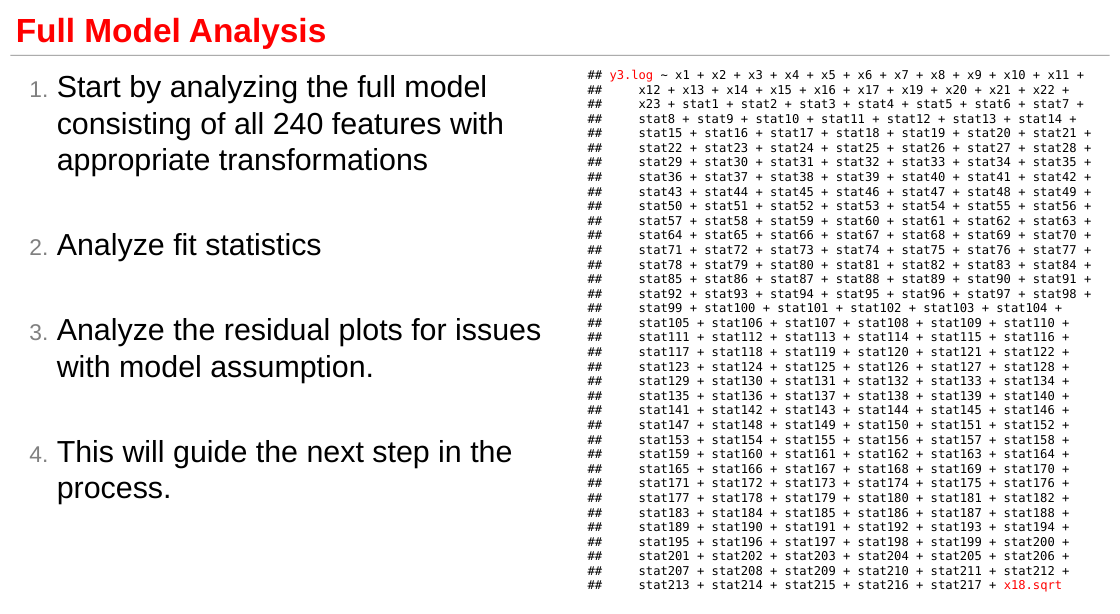
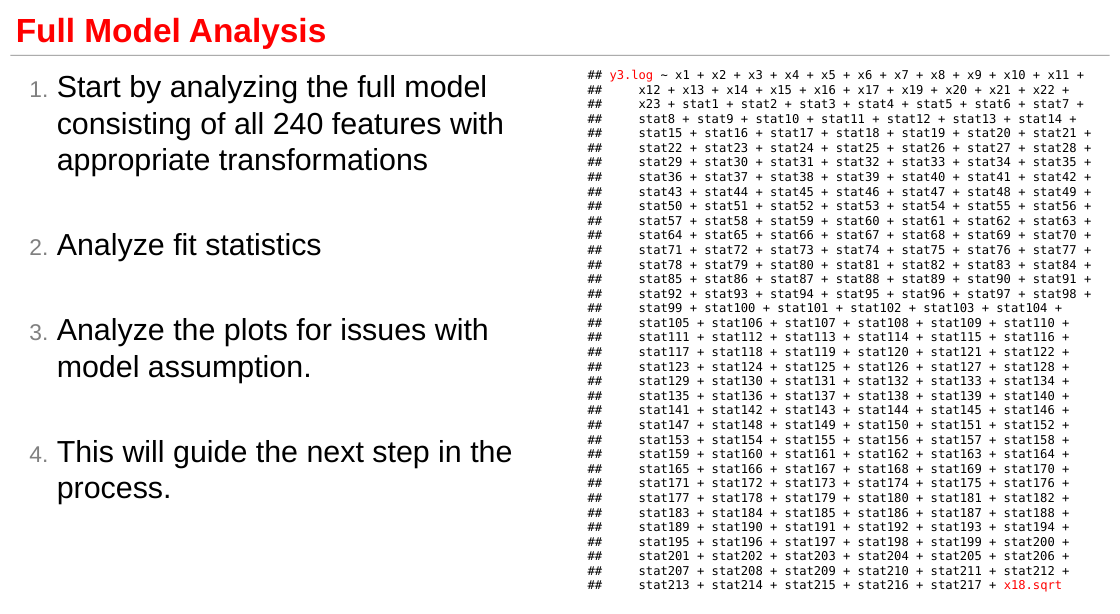
Before and after one commit to ngupta23/DS6372-PredictingPerformanceIntegratedCircuits1, a slide deck: slide 11 of Presentation/MSDS6372_Project1_Presentation.pptx. Drawn at 1120x614 pixels with LibreOffice and Linux fonts; fonts in the diff are those of the drawing. Boxes give left, top, right and bottom in pixels: in the first picture for what was removed or moved away, otherwise in the second. Text is boxed around its words. In the diff, an @@ line names an element or a change of style, - is before the commit and + after.

```diff
--- a/Presentation/MSDS6372_Project1_Presentation.pptx
+++ b/Presentation/MSDS6372_Project1_Presentation.pptx
@@ text at <box>57,318,489,383</box>: text changed @@
-3. Analyze the residual plots for issues with model assumption.
+3. Analyze the plots for issues with model assumption.
```
Also in this commit, not shown: 7 other slides changed, 1 other file.
